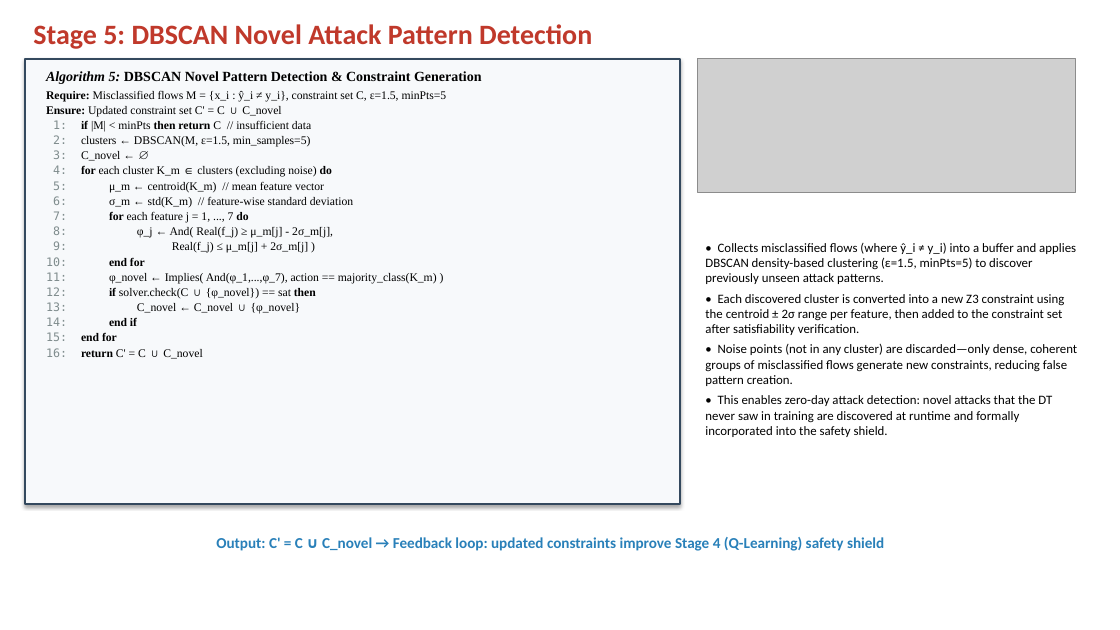
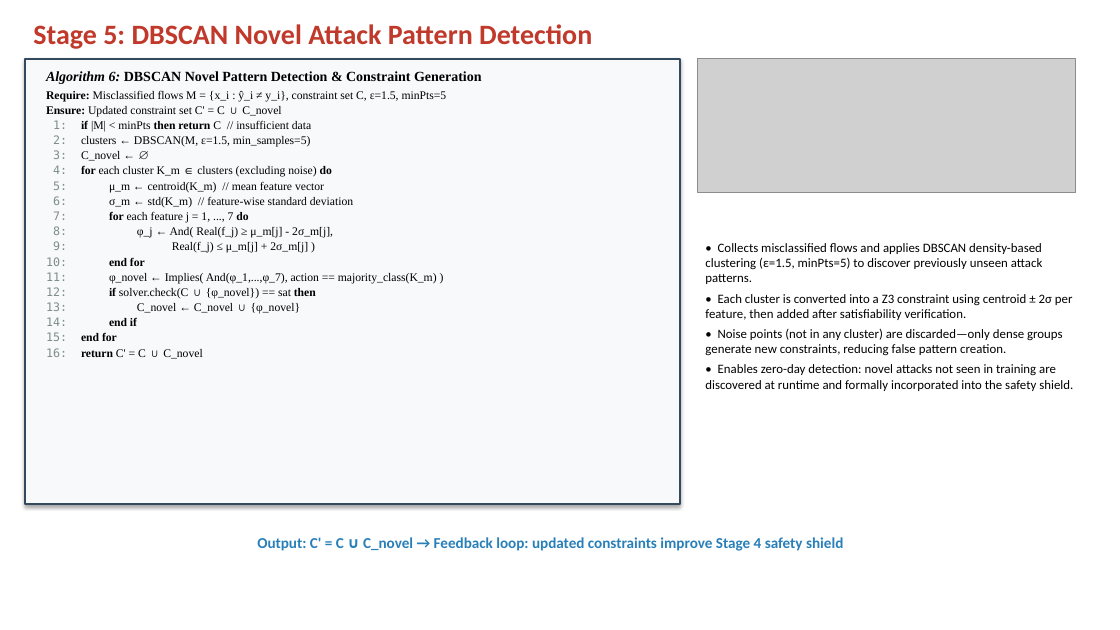
Before and after one commit to pcy12345/adaptive-ids-asrrl, a slide deck: slide 9 of ASRRL_Methodology.pptx (slide 8 before the commit). Drawn at 1120x630 pixels with LibreOffice and Linux fonts; fonts in the diff are those of the drawing; grey boxes stand for pictures. Boxes give left, top, right and bottom in pixels: in the first picture for what was removed or moved away, otherwise in the second. Text is boxed around its words. In the diff, an @@ line names an element or a change of style, - is before the commit and + after.

```diff
--- a/ASRRL_Methodology.pptx
+++ b/ASRRL_Methodology.pptx
@@ text at (46, 71, 482, 84): text changed @@
-Algorithm 5: DBSCAN Novel Pattern Detection & Constraint Generation
+Algorithm 6: DBSCAN Novel Pattern Detection & Constraint Generation
@@ text at (705, 243, 1073, 391): text changed @@
-• Collects misclassified flows (where ŷ_i ≠ y_i) into a buffer and applies DBSCAN density-based clustering (ε=1.5, minPts=5) to discover previously unseen attack patterns.
-• Each discovered cluster is converted into a new Z3 constraint using the centroid ± 2σ range per feature, then added to the constraint set after satisfiability verification.
-• Noise points (not in any cluster) are discarded—only dense, coherent groups of misclassified flows generate new constraints, reducing false pattern creation.
-• This enables zero-day attack detection: novel attacks that the DT never saw in training are discovered at runtime and formally incorporated into the safety shield.
+• Collects misclassified flows and applies DBSCAN density-based clustering (ε=1.5, minPts=5) to discover previously unseen attack patterns.
+• Each cluster is converted into a Z3 constraint using centroid ± 2σ per feature, then added after satisfiability verification.
+• Noise points (not in any cluster) are discarded—only dense groups generate new constraints, reducing false pattern creation.
+• Enables zero-day detection: novel attacks not seen in training are discovered at runtime and formally incorporated into the safety shield.
@@ text at (257, 537, 843, 551): text changed @@
-Output: C' = C ∪ C_novel → Feedback loop: updated constraints improve Stage 4 (Q-Learning) safety shield
+Output: C' = C ∪ C_novel → Feedback loop: updated constraints improve Stage 4 safety shield
```
Also in this commit, not shown: 11 other slides changed, 2 slides added, 1 other file.
